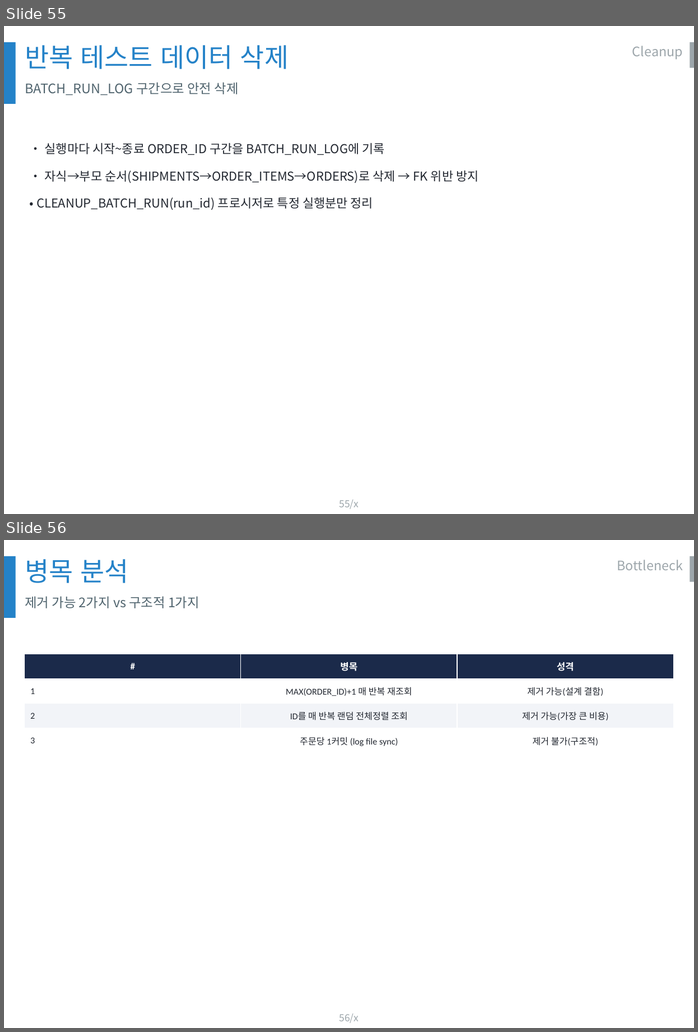
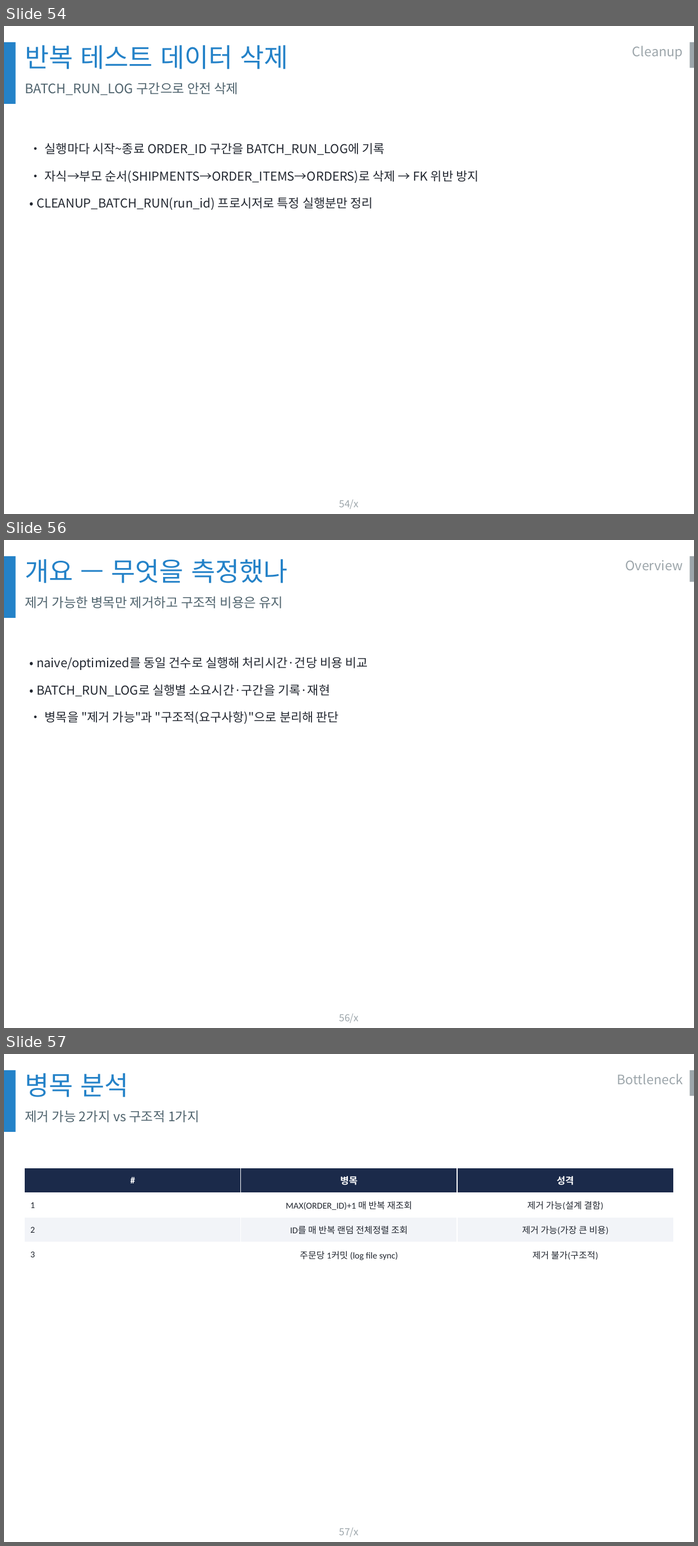
Before and after one commit to olmas70/slides, a slide deck: ppt/BO_DB운영_발표.pptx. Shown one above the other, each under a label of ours: slides 55 and 56 before the commit, slides 54, 56 and 57 after it; the slides between them are not shown. The pictures are 698x1032 and 698x1546 pixels, drawn with LibreOffice and Linux fonts; fonts in the diff are those of the drawing; background and template pictures are left out. Boxes give left, top, right and bottom in pixels: in the first picture for what was removed or moved away, otherwise in the second. Text is boxed around its words. In the diff, an @@ line names an element or a change of style, - is before the commit and + after.

```diff
--- a/ppt/BO_DB운영_발표.pptx
+++ b/ppt/BO_DB운영_발표.pptx
@@ slide 56 added at <box>4,540,694,1028</box>, background #FFFFFF; not listed: 3 template elements that a slide beside it also shows @@
@@ text added at <box>25,559,287,583</box>, 32 pt, text #2482C8 @@
+개요 — 무엇을 측정했나
@@ text added at <box>626,560,683,570</box>, 16 pt, text #9DA6AB @@
+Overview
@@ text added at <box>25,596,283,608</box>, 16 pt, text #50646E @@
+제거 가능한 병목만 제거하고 구조적 비용은 유지
@@ text added at <box>36,657,367,724</box>, 15 pt, text #222730 @@
+• naive/optimized를 동일 건수로 실행해 처리시간·건당 비용 비교
+• BATCH_RUN_LOG로 실행별 소요시간·구간을 기록·재현
+• 병목을 "제거 가능"과 "구조적(요구사항)"으로 분리해 판단
@@ what was slide 55 is now slide 54 @@
@@ page number at <box>339,499,358,509</box>: text changed @@
-55/x
+54/x
@@ what was slide 56 is now slide 57 @@
@@ page number at <box>339,1527,358,1537</box>: text changed @@
-56/x
+57/x
```
Also in this commit, not shown: 6 slides changed, 1 other slide added.
